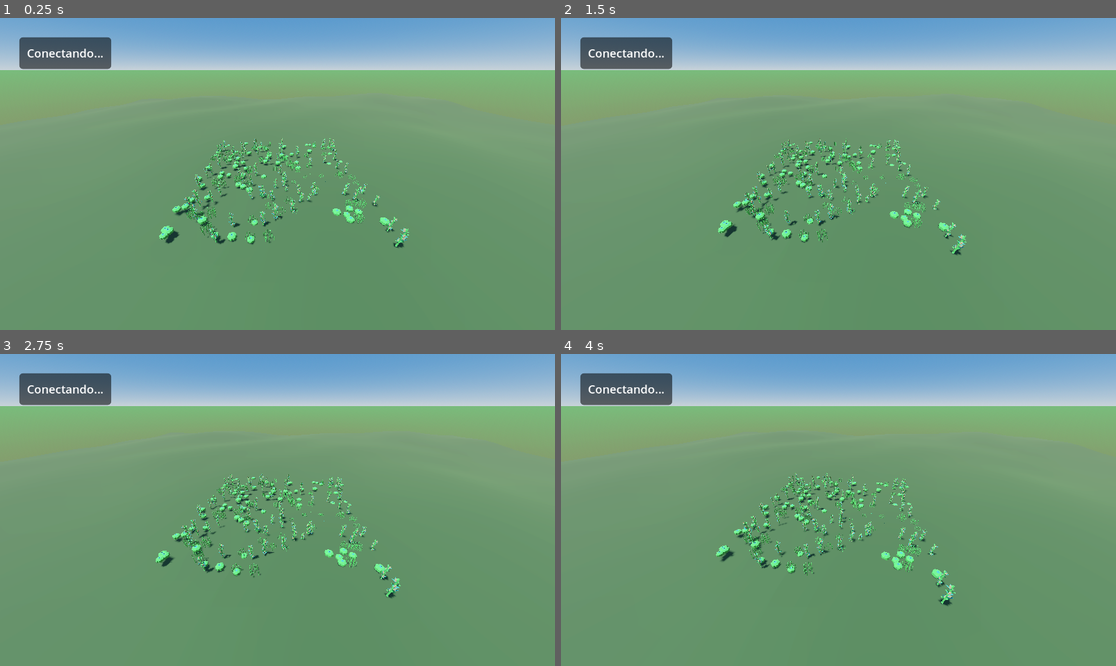
Above: before the commit, frames 1-4 (two rows, left to right).
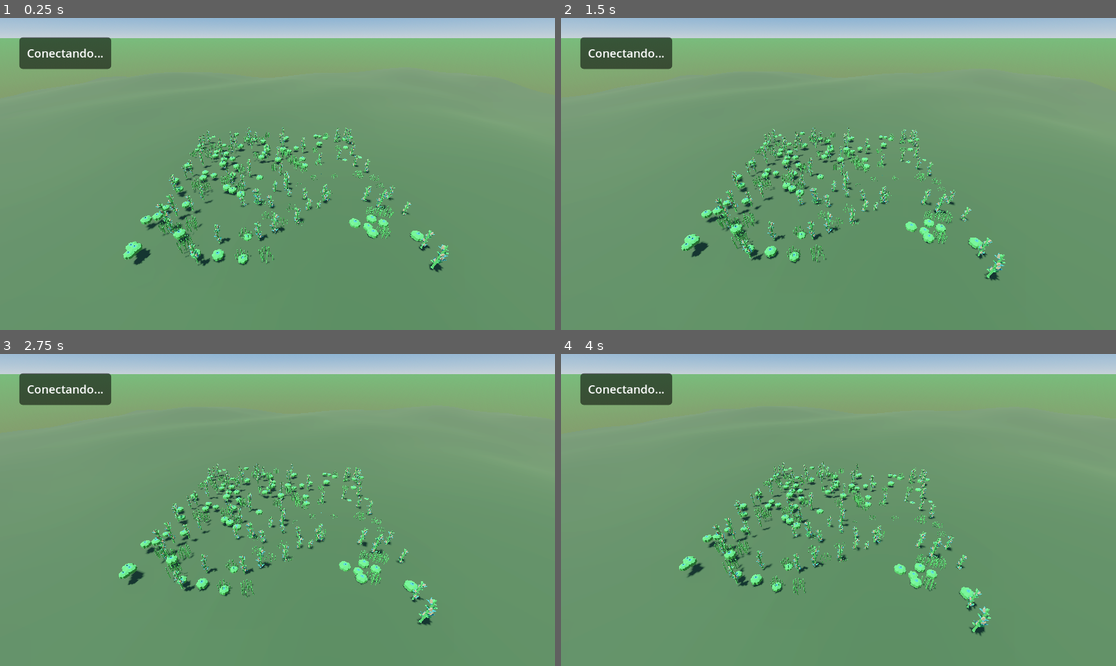
Above: after the commit, the same moments.

Repository: juanvillanuevas-sys/agrotech-ecosystem-2026
Game: Godot game, scene res://main.tscn
The game is run twice, just before and just after one commit, with the same random seed, the same clock (stepped at 60 frames per second) and the same inputs.
Inputs:
- Up to frame 1 (0.25 s): no input
- Up to frame 2 (1.5 s): no input
- Up to frame 3 (2.75 s): no input
- Up to frame 4 (4 s): no input

The runs differ from the first frame. In frame 1, 23% of the frame differs, in the area x 0-100%, y 0-82%; in frame 2, 23%; in frame 3, 23%; in frame 4, 23%.

Commit message:
Presentación semana 15

Diff:
--- a/simulacion-godot/simulacion-godot/main.gd
+++ b/simulacion-godot/simulacion-godot/main.gd
@@ -19,7 +19,7 @@
 # ── Terreno procedural ───────────────────────────────────────────
 const TERRENO_TAMANO = 10.0
 const SUBDIVISIONES  = 40
-const ALTURA_RELIEVE = 0.25
+const ALTURA_RELIEVE = 0.30
 
 # ── Generación de plantas ───────────────────────────────────────
 const NUM_PLANTAS = 200
--- a/simulacion-godot/simulacion-godot/main.tscn
+++ b/simulacion-godot/simulacion-godot/main.tscn
@@ -95,7 +95,6 @@
 
 [node name="Camera3D" type="Camera3D" parent="."]
 transform = Transform3D(1, 0, 0, 0, 0.8660254, 0.5, 0, -0.5, 0.8660254, 0, 6, 9)
-fov = 90.0
 script = ExtResource("2_1bvp3")
 
 [node name="DirectionalLight3D" type="DirectionalLight3D" parent="Camera3D"]
Not shown, changed: mobile/pubspec.lock
